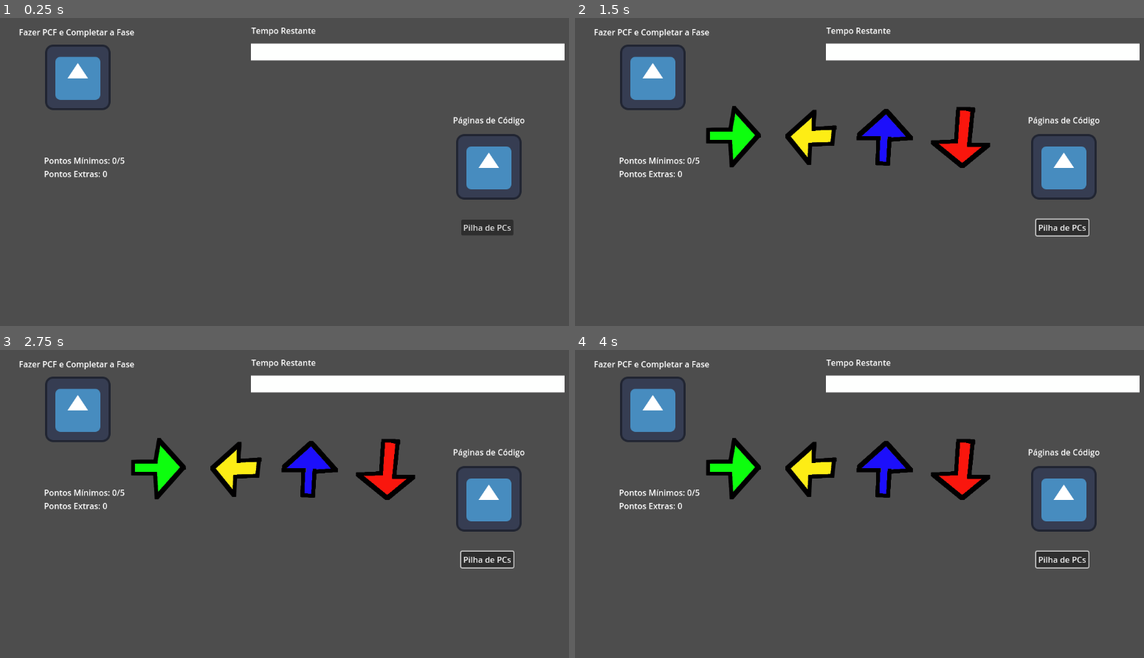
Above: before the commit, frames 1-4 (two rows, left to right).
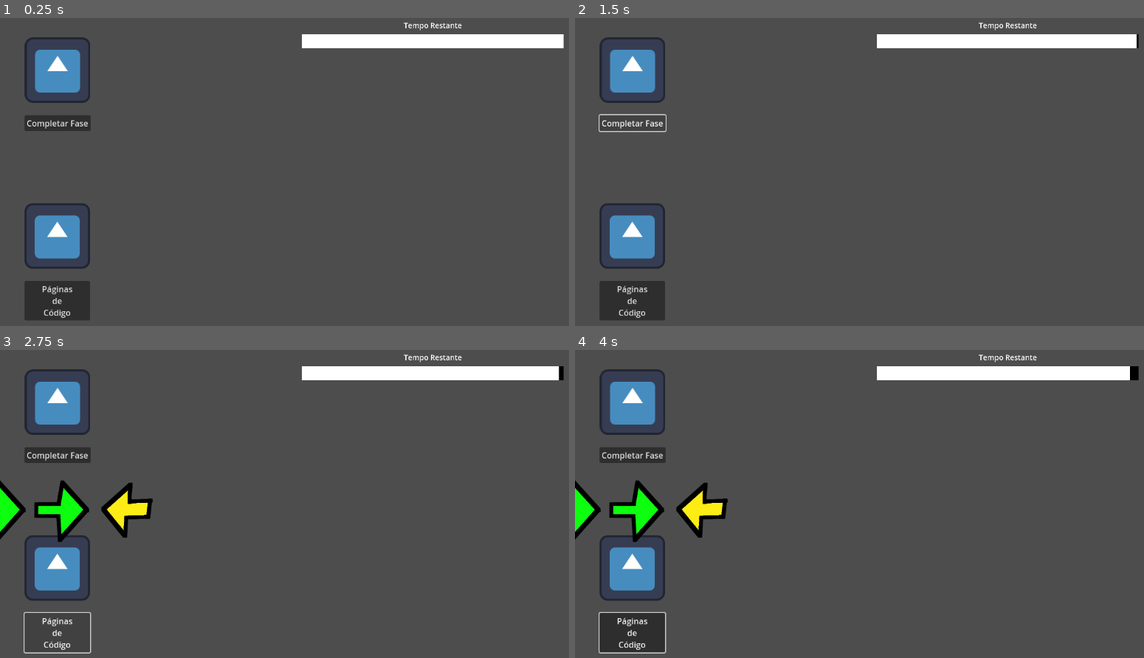
Above: after the commit, the same moments.

Repository: SrZolda/Jogo_Das_Paginas_De_Codigo
Game: Godot game, scene res://levels/main_scene/main_scene.tscn
Two runs of this game, one before a commit and one after it. Both use one fixed random seed, a clock stepped at 60 frames per second and the inputs below. Before the commit the project starts from res://Cenas/cena_principal.tscn. The engine's default icon, where the game draws it, is replaced by a stand-in: a white triangle on a blue panel in a dark square.
Inputs (mouse positions are in pixels of both pictures, inside the frame that each line leads up to):
- Up to frame 1 (0.25 s): no input
- Up to frame 2 (1.5 s): click (1064, 227) at 0.5 s, where only the run before the commit has a clickable "Pilha de PCs"; click (631, 122) at 1.25 s, where only the run after the commit has a clickable "Completar Fase"
- Up to frame 3 (2.75 s): click (56, 633) at 2 s, where only the run after the commit has a clickable "Páginas de Código"
- Up to frame 4 (4 s): tap Enter at 2.75 s; move the mouse to (1001, 494) at 2.77 s; hold D (right) 2.78-3.53 s; click (1001, 494) at 2.92 s; tap Space at 3.5 s; move the mouse to (751, 528) at 3.52 s; hold S (down) from 3.53 s (still down); click (751, 528) at 3.67 s

The runs differ from the first frame. In frame 1, 12% of the frame differs, in the area x 3-100%, y 1-99%; in frame 2, 15%; in frame 3, 16%; in frame 4, 17%, in the area x 0-100%, y 1-99%.

Commit message:
quase completo a base

Diff:
--- a/jogo_das_paginas_de_codigo/Cenas/cena_principal.tscn
+++ /dev/null
@@ -1,48 +0,0 @@
-[gd_scene load_steps=6 format=3 uid="uid://bss1qvnqqm6vk"]
-
-[ext_resource type="PackedScene" uid="uid://bpvlvyuljwxbu" path="res://Cenas/pcf_completar_fase.tscn" id="1_q4qsu"]
-[ext_resource type="PackedScene" uid="uid://b5djfsm4d06ul" path="res://Cenas/pilha_de_p_cs.tscn" id="2_isiug"]
-[ext_resource type="Texture2D" uid="uid://c8onki7eewh5r" path="res://assets/barra base.png" id="3_r8678"]
-[ext_resource type="Texture2D" uid="uid://1yplgid0b8tn" path="res://assets/barra progresso.png" id="4_tgbm0"]
-[ext_resource type="PackedScene" uid="uid://cpffei02wx8pu" path="res://Cenas/pilha_pcs.tscn" id="5_tgbm0"]
-
-[node name="Cena Principal" type="Node2D"]
-
-[node name="PCF Completar Fase" parent="." instance=ExtResource("1_q4qsu")]
-position = Vector2(152, 126)
-
-[node name="Pilha de PCs" parent="." instance=ExtResource("2_isiug")]
-position = Vector2(955, 301)
-
-[node name="Tempo" type="Node2D" parent="."]
-position = Vector2(490, 60)
-
-[node name="TextureProgressBar" type="TextureProgressBar" parent="Tempo"]
-offset_right = 40.0
-offset_bottom = 40.0
-scale = Vector2(0.36, 0.36)
-value = 100.0
-texture_under = ExtResource("3_r8678")
-texture_progress = ExtResource("4_tgbm0")
-
-[node name="Label" type="Label" parent="Tempo"]
-offset_left = 1.0
-offset_top = -37.0
-offset_right = 127.0
-offset_bottom = 12.0
-text = "Tempo Restante
-"
-
-[node name="Pontos" type="Label" parent="."]
-offset_left = 86.0
-offset_top = 277.0
-offset_right = 244.0
-offset_bottom = 352.0
-text = "Pontos Mínimos: 0/5
-Pontos Extras: 0"
-
-[node name="Pilha Pcs" parent="." instance=ExtResource("5_tgbm0")]
-offset_left = 901.0
-offset_top = 404.0
-offset_right = 1003.0
-offset_bottom = 435.0
--- a/jogo_das_paginas_de_codigo/Cenas/pc.tscn
+++ /dev/null
@@ -1,58 +0,0 @@
-[gd_scene load_steps=6 format=3 uid="uid://4u41vxnki6b8"]
-
-[ext_resource type="Texture2D" uid="uid://cf6ngwjvx6vx0" path="res://assets/Setas/seta direita.png" id="1_vvfeg"]
-[ext_resource type="Texture2D" uid="uid://qduasgwoibn6" path="res://assets/Setas/seta esquerda.png" id="2_o77ku"]
-[ext_resource type="Texture2D" uid="uid://cdlfob3gs7a33" path="res://assets/Setas/seta cima.png" id="3_fo853"]
-[ext_resource type="Texture2D" uid="uid://br6mg34fhsmnt" path="res://assets/Setas/seta baixo.png" id="4_bjb4d"]
-
-[sub_resource type="RectangleShape2D" id="RectangleShape2D_crfiw"]
-size = Vector2(128, 121)
-
-[node name="PC" type="Node2D"]
-
-[node name="Codigos" type="Node2D" parent="."]
-position = Vector2(-935, -413)
-
-[node name="Codigo 1" type="Area2D" parent="Codigos"]
-position = Vector2(347, 250)
-
-[node name="CollisionShape2D" type="CollisionShape2D" parent="Codigos/Codigo 1"]
-position = Vector2(-1, 0.5)
-shape = SubResource("RectangleShape2D_crfiw")
-
-[node name="Sprite2D" type="Sprite2D" parent="Codigos/Codigo 1"]
-scale = Vector2(0.5, 0.5)
-texture = ExtResource("1_vvfeg")
-
-[node name="Codigo 2" type="Area2D" parent="Codigos"]
-position = Vector2(495, 253)
-
-[node name="CollisionShape2D" type="CollisionShape2D" parent="Codigos/Codigo 2"]
-position = Vector2(-1, 0.5)
-shape = SubResource("RectangleShape2D_crfiw")
-
-[node name="Sprite2D" type="Sprite2D" parent="Codigos/Codigo 2"]
-scale = Vector2(0.5, 0.5)
-texture = ExtResource("2_o77ku")
-
-[node name="Codigo 3" type="Area2D" parent="Codigos"]
-position = Vector2(639, 253)
-
-[node name="CollisionShape2D" type="CollisionShape2D" parent="Codigos/Codigo 3"]
-position = Vector2(-1, 0.5)
-shape = SubResource("RectangleShape2D_crfiw")
-
-[node name="Sprite2D" type="Sprite2D" parent="Codigos/Codigo 3"]
-scale = Vector2(0.5, 0.5)
-texture = ExtResource("3_fo853")
-
-[node name="Codigo 4" type="Area2D" parent="Codigos"]
-position = Vector2(789, 254)
-
-[node name="CollisionShape2D" type="CollisionShape2D" parent="Codigos/Codigo 4"]
-position = Vector2(-1, 0.5)
-shape = SubResource("RectangleShape2D_crfiw")
-
-[node name="Sprite2D" type="Sprite2D" parent="Codigos/Codigo 4"]
-scale = Vector2(0.5, 0.5)
-texture = ExtResource("4_bjb4d")
--- a/jogo_das_paginas_de_codigo/Cenas/pcf_completar_fase.tscn
+++ /dev/null
@@ -1,21 +0,0 @@
-[gd_scene load_steps=3 format=3 uid="uid://bpvlvyuljwxbu"]
-
-[ext_resource type="Texture2D" uid="uid://ct7uq4bi7rha8" path="res://icon.svg" id="1_qk2kr"]
-
-[sub_resource type="RectangleShape2D" id="RectangleShape2D_45oms"]
-size = Vector2(128, 128)
-
-[node name="PCF Completar Fase" type="Area2D"]
-
-[node name="Sprite2D" type="Sprite2D" parent="."]
-texture = ExtResource("1_qk2kr")
-
-[node name="CollisionShape2D" type="CollisionShape2D" parent="."]
-shape = SubResource("RectangleShape2D_45oms")
-
-[node name="Título" type="Label" parent="."]
-offset_left = -115.0
-offset_top = -100.0
-offset_right = 111.0
-offset_bottom = -77.0
-text = "Fazer PCF e Completar a Fase"
--- a/jogo_das_paginas_de_codigo/Cenas/pilha_de_p_cs.gd
+++ /dev/null
@@ -1,14 +0,0 @@
-extends Area2D
-#const PC = preload("res://Cenas/pc.tscn")
-#var PC_instance
-#var mouse_inside = false
-#var mouse
-#
-#func _ready() -> void:
-	#PC_instance = PC.instantiate()
-	#PC_instance.position = 550
-	#PC_instance.y.position = 320
-#
-#func _input(event: InputEvent) -> void:
-	#if mouse_entered and Input.is_mouse_button_pressed(MOUSE_BUTTON_LEFT):
-		#add_child(PC_instance)
--- a/jogo_das_paginas_de_codigo/Cenas/pilha_de_p_cs.tscn
+++ /dev/null
@@ -1,27 +0,0 @@
-[gd_scene load_steps=4 format=3 uid="uid://b5djfsm4d06ul"]
-
-[ext_resource type="Texture2D" uid="uid://ct7uq4bi7rha8" path="res://icon.svg" id="1_5sgrm"]
-[ext_resource type="Script" uid="uid://n71ypgeei1qk" path="res://Cenas/pilha_de_p_cs.gd" id="1_tcc6j"]
-
-[sub_resource type="RectangleShape2D" id="RectangleShape2D_tkv03"]
-size = Vector2(127, 128)
-
-[node name="Pilha de PCs" type="Area2D"]
-script = ExtResource("1_tcc6j")
-
-[node name="Sprite2D" type="Sprite2D" parent="."]
-texture = ExtResource("1_5sgrm")
-
-[node name="CollisionShape2D" type="CollisionShape2D" parent="."]
-position = Vector2(0.5, 0)
-shape = SubResource("RectangleShape2D_tkv03")
-
-[node name="Título" type="Label" parent="."]
-offset_left = -70.0
-offset_top = -103.0
-offset_right = 71.0
-offset_bottom = -80.0
-text = "Páginas de Código"
-
-[connection signal="area_entered" from="." to="." method="_on_area_entered"]
-[connection signal="area_exited" from="." to="." method="_on_area_exited"]
--- a/jogo_das_paginas_de_codigo/Cenas/pilha_pcs.gd
+++ /dev/null
@@ -1,14 +0,0 @@
-extends Button
-
-const PC = preload("res://Cenas/pc.tscn")
-var pc_instance
-
-func _ready() -> void:
-	pc_instance = PC.instantiate()
-	#pc_instance.position = Vector2(550, 320)
-
-
-func _input(event: InputEvent) -> void:
-	if button_pressed:
-		add_child(pc_instance)
-		print ("teste")
--- a/jogo_das_paginas_de_codigo/Cenas/pilha_pcs.tscn
+++ /dev/null
@@ -1,10 +0,0 @@
-[gd_scene load_steps=2 format=3 uid="uid://cpffei02wx8pu"]
-
-[ext_resource type="Script" uid="uid://osp675r28px6" path="res://Cenas/pilha_pcs.gd" id="1_0wla2"]
-
-[node name="Pilha Pcs" type="Button"]
-offset_right = 8.0
-offset_bottom = 8.0
-text = "Pilha de PCs
-"
-script = ExtResource("1_0wla2")
--- /dev/null
+++ b/jogo_das_paginas_de_codigo/autoloads/game_manager.gd
@@ -0,0 +1,11 @@
+extends Node
+
+
+# Called when the node enters the scene tree for the first time.
+func _ready() -> void:
+	pass # Replace with function body.
+
+
+# Called every frame. 'delta' is the elapsed time since the previous frame.
+func _process(delta: float) -> void:
+	pass
--- /dev/null
+++ b/jogo_das_paginas_de_codigo/levels/main_scene/main_scene.tscn
@@ -0,0 +1,32 @@
+[gd_scene load_steps=4 format=3 uid="uid://cvvn0fkdjvsyv"]
+
+[ext_resource type="PackedScene" uid="uid://okdrxmc0oc7g" path="res://scenes/timer/timer.tscn" id="1_k5nll"]
+[ext_resource type="PackedScene" uid="uid://dqilgv6g0xj2k" path="res://scenes/complete_level/complete_level.tscn" id="2_dgle7"]
+[ext_resource type="PackedScene" uid="uid://b5djfsm4d06ul" path="res://scenes/pc_pages/pc_pages.tscn" id="3_jneet"]
+
+[node name="MainScene" type="Control"]
+layout_mode = 3
+anchors_preset = 15
+anchor_right = 1.0
+anchor_bottom = 1.0
+grow_horizontal = 2
+grow_vertical = 2
+
+[node name="Timer" parent="." instance=ExtResource("1_k5nll")]
+layout_mode = 1
+anchors_preset = 5
+anchor_left = 0.5
+anchor_right = 0.5
+anchor_bottom = 0.0
+grow_vertical = 1
+
+[node name="CompleteLevel" parent="." instance=ExtResource("2_dgle7")]
+layout_mode = 1
+anchors_preset = 15
+anchor_right = 1.0
+anchor_bottom = 1.0
+grow_horizontal = 2
+grow_vertical = 2
+
+[node name="PCPages" parent="." instance=ExtResource("3_jneet")]
+layout_mode = 1
--- a/jogo_das_paginas_de_codigo/project.godot
+++ b/jogo_das_paginas_de_codigo/project.godot
@@ -11,7 +11,7 @@
 [application]
 
 config/name="Jogo_Das_Paginas_De_Codigo"
-run/main_scene="uid://bss1qvnqqm6vk"
+run/main_scene="uid://cvvn0fkdjvsyv"
 config/features=PackedStringArray("4.4", "GL Compatibility")
 config/icon="res://icon.svg"
 
--- a/jogo_das_paginas_de_codigo/scenes/arrows/arrows.gd
+++ b/jogo_das_paginas_de_codigo/scenes/arrows/arrows.gd
@@ -28,6 +28,7 @@
 
 func controls() -> void:
 	if is_activate == true:
+		print("testeww")
 		if is_up == true:
 			if Input.is_action_just_pressed("up"):
 				after_input()
@@ -59,12 +60,14 @@
 func after_input() -> void:
 	desactivate_arrow()
 	SignalManager.on_next_key.emit()
+	#queue_free()
 
 func activate_arrow() -> void:
-	print("nsei")
 	is_activate = true
+	print(is_activate)
 
 func desactivate_arrow() -> void:
+	is_activate = false
 	set_process(false)
 
 func init() -> void:
--- a/jogo_das_paginas_de_codigo/scenes/code_page/code_page.gd
+++ b/jogo_das_paginas_de_codigo/scenes/code_page/code_page.gd
@@ -1,4 +1,4 @@
-extends Node2D
+extends Control
 
 const UP_ARROW = preload("res://scenes/arrows/up_arrow/up_arrow.tscn")
 const DOWN_ARROW = preload("res://scenes/arrows/down_arrow/down_arrow.tscn")
@@ -6,36 +6,62 @@
 const RIGHT_ARROW = preload("res://scenes/arrows/right_arrow/right_arrow.tscn")
 @onready var _arrows = [UP_ARROW, DOWN_ARROW, LEFT_ARROW, RIGHT_ARROW]
 
-@onready var arrow_h_box_container: HBoxContainer = $ArrowHBoxContainer
+@onready var v_box_container: VBoxContainer = $VBoxContainer
+const H_BOX_CONTAINER = preload("res://scenes/code_page/h_box_container.tscn")
+var current_layer: HBoxContainer
 
 var arrows = []
-@export var max_arrow_lenght: int = 6
+@export var arrow_quantity: int = 6
+@export var max_layer_lenght: int = 6
 var current_index: int = 0
 var has_created_arrows: bool = false
+var can_active_next_key: bool = true
 
 func _ready() -> void:
 	SignalManager.on_next_key.connect(on_next_key)
 
 func _process(delta: float) -> void:
 	create_arrows()
+	activate_arrow()
 
 func create_arrows() -> void:
-	if arrows.size() < max_arrow_lenght and has_created_arrows == false:
+	if arrows.size() < arrow_quantity and has_created_arrows == false:
 		inst_rand_arrow()
-
-	if arrows.size() == max_arrow_lenght:
+	if arrows.size() == arrow_quantity and has_created_arrows == false:
 		has_created_arrows = true
-		activate_arrow()
 
 func activate_arrow() -> void:
-	if arrows.is_empty() != true:
-		arrows.get(0).activate_arrow()
-		arrows.remove_at(0)
+	if has_created_arrows == true and can_active_next_key == true:
+		arrows.get(current_index).activate_arrow()
+		current_index += 1
+		can_active_next_key = false
 
 func inst_rand_arrow() -> void:
 	var inst = _arrows.get(randi_range(0, 3)).instantiate()
 	arrows.append(inst)
-	arrow_h_box_container.add_child(inst)
+	layer_to_inst(inst)
+
+func layer_to_inst(inst: Control) -> void:
+	if v_box_container.get_child_count() == 0:
+		inst_new_layer()
+	elif current_layer:
+		if current_layer.get_child_count() < max_layer_lenght:
+			current_layer.add_child(inst)
+		elif current_layer.get_child_count() == max_layer_lenght:
+			inst_new_layer()
+
+func inst_new_layer() -> void:
+	var new_layer_inst = H_BOX_CONTAINER.instantiate()
+	current_layer = new_layer_inst
+	current_layer.add_theme_constant_override("separation", 124) ## TIVE Q USAR O CHATGPT AQUI, estou documentando o crime, current_layer.separation n fucionava :(
+	v_box_container.add_child(new_layer_inst)
+
+func how_many_arrows(_arrow_quantity: int = 6) -> void:
+	arrow_quantity = _arrow_quantity
 
 func on_next_key() -> void:
-	activate_arrow()
+	if current_index < arrows.size():
+		activate_arrow()
+		can_active_next_key = true
+
+## fazer um sistema de, se passar de x setas, mandar pra camada de baixo do vbox, N MEXER NO SISTEMA DO ARRAY, fzendo esse esquema de só mudar a posiçâo q a seta e instanciada é o suficiente
--- a/jogo_das_paginas_de_codigo/scenes/code_page/code_page.tscn
+++ b/jogo_das_paginas_de_codigo/scenes/code_page/code_page.tscn
@@ -2,19 +2,24 @@
 
 [ext_resource type="Script" uid="uid://b3r4e0v3k6htr" path="res://scenes/code_page/code_page.gd" id="1_d83us"]
 
-[node name="CodePage" type="Node2D"]
+[node name="CodePage" type="Control"]
+layout_mode = 3
+anchors_preset = 15
+anchor_right = 1.0
+anchor_bottom = 1.0
+grow_horizontal = 2
+grow_vertical = 2
 script = ExtResource("1_d83us")
+arrow_quantity = 12
 
-[node name="ArrowHBoxContainer" type="HBoxContainer" parent="."]
+[node name="VBoxContainer" type="VBoxContainer" parent="."]
+layout_mode = 1
 anchors_preset = 8
 anchor_left = 0.5
 anchor_top = 0.5
 anchor_right = 0.5
 anchor_bottom = 0.5
-offset_left = 328.0
-offset_top = 324.0
-offset_right = 824.0
-offset_bottom = 324.0
 grow_horizontal = 2
 grow_vertical = 2
 theme_override_constants/separation = 124
+alignment = 1
--- /dev/null
+++ b/jogo_das_paginas_de_codigo/scenes/code_page/h_box_container.tscn
@@ -0,0 +1,8 @@
+[gd_scene format=3 uid="uid://dnwb4iubwfeev"]
+
+[node name="HBoxContainer" type="HBoxContainer"]
+anchors_preset = 15
+anchor_right = 1.0
+anchor_bottom = 1.0
+grow_horizontal = 2
+grow_vertical = 2
--- /dev/null
+++ b/jogo_das_paginas_de_codigo/scenes/complete_level/complete_level.gd
@@ -0,0 +1,13 @@
+extends Control
+
+
+# Called when the node enters the scene tree for the first time.
+func _ready() -> void:
+	pass # Replace with function body.
+
+
+# Called every frame. 'delta' is the elapsed time since the previous frame.
+func _process(delta: float) -> void:
+	pass
+
+## if pontos < min_points: n pode executar
--- /dev/null
+++ b/jogo_das_paginas_de_codigo/scenes/complete_level/complete_level.tscn
@@ -0,0 +1,32 @@
+[gd_scene load_steps=3 format=3 uid="uid://dqilgv6g0xj2k"]
+
+[ext_resource type="Texture2D" uid="uid://ct7uq4bi7rha8" path="res://icon.svg" id="1_l8sv0"]
+[ext_resource type="Script" uid="uid://clws25k7riv3" path="res://scenes/complete_level/complete_level.gd" id="1_nuper"]
+
+[node name="CompleteLevel" type="Control"]
+layout_mode = 3
+anchors_preset = 0
+script = ExtResource("1_nuper")
+
+[node name="MarginContainer" type="MarginContainer" parent="."]
+layout_mode = 0
+offset_right = 40.0
+offset_bottom = 40.0
+theme_override_constants/margin_left = 48
+theme_override_constants/margin_top = 48
+theme_override_constants/margin_right = 48
+theme_override_constants/margin_bottom = 48
+
+[node name="VBoxContainer" type="VBoxContainer" parent="MarginContainer"]
+layout_mode = 2
+theme_override_constants/separation = 24
+alignment = 1
+
+[node name="TextureRect" type="TextureRect" parent="MarginContainer/VBoxContainer"]
+layout_mode = 2
+texture = ExtResource("1_l8sv0")
+stretch_mode = 3
+
+[node name="Button" type="Button" parent="MarginContainer/VBoxContainer"]
+layout_mode = 2
+text = "Completar Fase"
--- /dev/null
+++ b/jogo_das_paginas_de_codigo/scenes/page/page.tscn
@@ -0,0 +1,27 @@
+[gd_scene load_steps=2 format=3 uid="uid://b17wedtkeloac"]
+
+[ext_resource type="PackedScene" uid="uid://dkq1r1bvuvlff" path="res://scenes/code_page/code_page.tscn" id="1_48f4s"]
+
+[node name="Page" type="Control"]
+layout_mode = 3
+anchors_preset = 8
+anchor_left = 0.5
+anchor_top = 0.5
+anchor_right = 0.5
+anchor_bottom = 0.5
+grow_horizontal = 2
+grow_vertical = 2
+
+[node name="ScrollContainer" type="ScrollContainer" parent="."]
+custom_minimum_size = Vector2(1000, 400)
+layout_mode = 1
+anchors_preset = 15
+anchor_right = 1.0
+anchor_bottom = 1.0
+grow_horizontal = 2
+grow_vertical = 2
+
+[node name="CodePage" parent="ScrollContainer" instance=ExtResource("1_48f4s")]
+layout_mode = 2
+size_flags_horizontal = 4
+size_flags_vertical = 4
--- /dev/null
+++ b/jogo_das_paginas_de_codigo/scenes/pc_pages/pc_pages.gd
@@ -0,0 +1,33 @@
+extends Control
+
+
+const CODE_PAGE = preload("res://scenes/code_page/code_page.tscn")
+
+@export var arrow_quantity: int = 6
+@export var layer_length: int = 6
+@onready var code_page: Node2D = $CodePage
+
+var has_instantiated: bool = false
+
+# Called when the node enters the scene tree for the first time.
+func _ready() -> void:
+	pass # Replace with function body.
+
+
+# Called every frame. 'delta' is the elapsed time since the previous frame.
+func _process(delta: float) -> void:
+	pass
+
+
+func _on_button_button_down() -> void:
+	if has_instantiated == false:
+		inst_code_page()
+
+func inst_code_page() -> void:
+	var inst = CODE_PAGE.instantiate()
+	inst.how_many_arrows(arrow_quantity)
+	code_page.add_child(inst)
+	has_instantiated = true
+
+
+## signal para desaticar has_instantiated
--- /dev/null
+++ b/jogo_das_paginas_de_codigo/scenes/pc_pages/pc_pages.tscn
@@ -0,0 +1,40 @@
+[gd_scene load_steps=3 format=3 uid="uid://b5djfsm4d06ul"]
+
+[ext_resource type="Texture2D" uid="uid://ct7uq4bi7rha8" path="res://icon.svg" id="1_5sgrm"]
+[ext_resource type="Script" uid="uid://b7ubgc1a545ns" path="res://scenes/pc_pages/pc_pages.gd" id="1_slr4n"]
+
+[node name="PCPages" type="Control"]
+layout_mode = 3
+anchors_preset = 4
+anchor_top = 0.5
+anchor_bottom = 0.5
+grow_vertical = 2
+script = ExtResource("1_slr4n")
+
+[node name="MarginContainer" type="MarginContainer" parent="."]
+layout_mode = 0
+offset_right = 40.0
+offset_bottom = 40.0
+theme_override_constants/margin_left = 48
+theme_override_constants/margin_top = 48
+theme_override_constants/margin_right = 48
+theme_override_constants/margin_bottom = 48
+
+[node name="VBoxContainer" type="VBoxContainer" parent="MarginContainer"]
+layout_mode = 2
+theme_override_constants/separation = 24
+
+[node name="TextureRect" type="TextureRect" parent="MarginContainer/VBoxContainer"]
+layout_mode = 2
+texture = ExtResource("1_5sgrm")
+stretch_mode = 3
+
+[node name="Button" type="Button" parent="MarginContainer/VBoxContainer"]
+layout_mode = 2
+text = "Páginas
+de
+Código"
+
+[node name="CodePage" type="Node2D" parent="."]
+
+[connection signal="button_down" from="MarginContainer/VBoxContainer/Button" to="." method="_on_button_button_down"]
--- /dev/null
+++ b/jogo_das_paginas_de_codigo/scenes/status/status.tscn
@@ -0,0 +1,24 @@
+[gd_scene format=3 uid="uid://y5f7l582mohr"]
+
+[node name="Status" type="Control"]
+layout_mode = 3
+anchors_preset = 15
+anchor_right = 1.0
+anchor_bottom = 1.0
+grow_horizontal = 2
+grow_vertical = 2
+
+[node name="PointsLabel" type="Label" parent="."]
+layout_mode = 0
+offset_right = 40.0
+offset_bottom = 23.0
+
+[node name="MinPointsLabel" type="Label" parent="."]
+layout_mode = 0
+offset_right = 40.0
+offset_bottom = 23.0
+
+[node name="ExtraPointsLabel" type="Label" parent="."]
+layout_mode = 0
+offset_right = 40.0
+offset_bottom = 23.0
--- /dev/null
+++ b/jogo_das_paginas_de_codigo/scenes/timer/timer.gd
@@ -0,0 +1,23 @@
+extends Control
+
+@onready var timer: Timer = $Timer
+@onready var texture_progress_bar: TextureProgressBar = $MarginContainer/VBoxContainer/TextureProgressBar
+
+@export var how_many_seconds: int = 120
+
+func _ready() -> void:
+	init()
+
+func _process(delta: float) -> void:
+	pass
+
+func init() -> void:
+	texture_progress_bar.max_value = how_many_seconds
+	texture_progress_bar.value = how_many_seconds
+
+func _on_timer_timeout() -> void:
+	if texture_progress_bar.value > texture_progress_bar.min_value:
+		texture_progress_bar.value -= 1
+		timer.start()
+	elif texture_progress_bar.value == texture_progress_bar.min_value:
+		pass
--- /dev/null
+++ b/jogo_das_paginas_de_codigo/scenes/timer/timer.tscn
@@ -0,0 +1,53 @@
+[gd_scene load_steps=5 format=3 uid="uid://okdrxmc0oc7g"]
+
+[ext_resource type="Script" uid="uid://ihii05jct2ac" path="res://scenes/timer/timer.gd" id="1_ortn8"]
+[ext_resource type="Texture2D" uid="uid://c8onki7eewh5r" path="res://assets/barra base.png" id="1_v5hgc"]
+[ext_resource type="Texture2D" uid="uid://1yplgid0b8tn" path="res://assets/barra progresso.png" id="2_ortn8"]
+
+[sub_resource type="LabelSettings" id="LabelSettings_v5hgc"]
+font_size = 48
+
+[node name="Timer" type="Control"]
+layout_mode = 3
+anchors_preset = 15
+anchor_right = 1.0
+anchor_bottom = 1.0
+grow_horizontal = 2
+grow_vertical = 2
+size_flags_horizontal = 4
+size_flags_vertical = 4
+script = ExtResource("1_ortn8")
+
+[node name="MarginContainer" type="MarginContainer" parent="."]
+layout_mode = 1
+offset_right = 1750.0
+offset_bottom = 140.0
+scale = Vector2(0.3, 0.3)
+theme_override_constants/margin_left = 48
+theme_override_constants/margin_top = 48
+theme_override_constants/margin_right = 48
+theme_override_constants/margin_bottom = 48
+
+[node name="VBoxContainer" type="VBoxContainer" parent="MarginContainer"]
+layout_mode = 2
+theme_override_constants/separation = 24
+
+[node name="Label" type="Label" parent="MarginContainer/VBoxContainer"]
+layout_mode = 2
+text = "Tempo Restante"
+label_settings = SubResource("LabelSettings_v5hgc")
+horizontal_alignment = 1
+vertical_alignment = 1
+
+[node name="TextureProgressBar" type="TextureProgressBar" parent="MarginContainer/VBoxContainer"]
+layout_mode = 2
+size_flags_horizontal = 8
+size_flags_vertical = 0
+value = 100.0
+texture_under = ExtResource("1_v5hgc")
+texture_progress = ExtResource("2_ortn8")
+
+[node name="Timer" type="Timer" parent="."]
+autostart = true
+
+[connection signal="timeout" from="Timer" to="." method="_on_timer_timeout"]
Not shown, removed: jogo_das_paginas_de_codigo/Cenas/pilha_de_p_cs.gd.uid
Not shown, removed: jogo_das_paginas_de_codigo/Cenas/pilha_pcs.gd.uid
Not shown, added: jogo_das_paginas_de_codigo/autoloads/game_manager.gd.uid
Binary file added: jogo_das_paginas_de_codigo/icon.png
Not shown, added: jogo_das_paginas_de_codigo/icon.png.import
Not shown, added: jogo_das_paginas_de_codigo/scenes/complete_level/complete_level.gd.uid
Not shown, added: jogo_das_paginas_de_codigo/scenes/pc_pages/pc_pages.gd.uid
Not shown, added: jogo_das_paginas_de_codigo/scenes/timer/timer.gd.uid
Not shown, removed: jogo_das_paginas_de_codigo/Cenas/cena_principal.tscn7331071898.tmp
Not shown, removed: jogo_das_paginas_de_codigo/Cenas/cena_principal.tscn7338460681.tmp
Not shown, removed: jogo_das_paginas_de_codigo/Cenas/cena_principal.tscn7349080252.tmp
